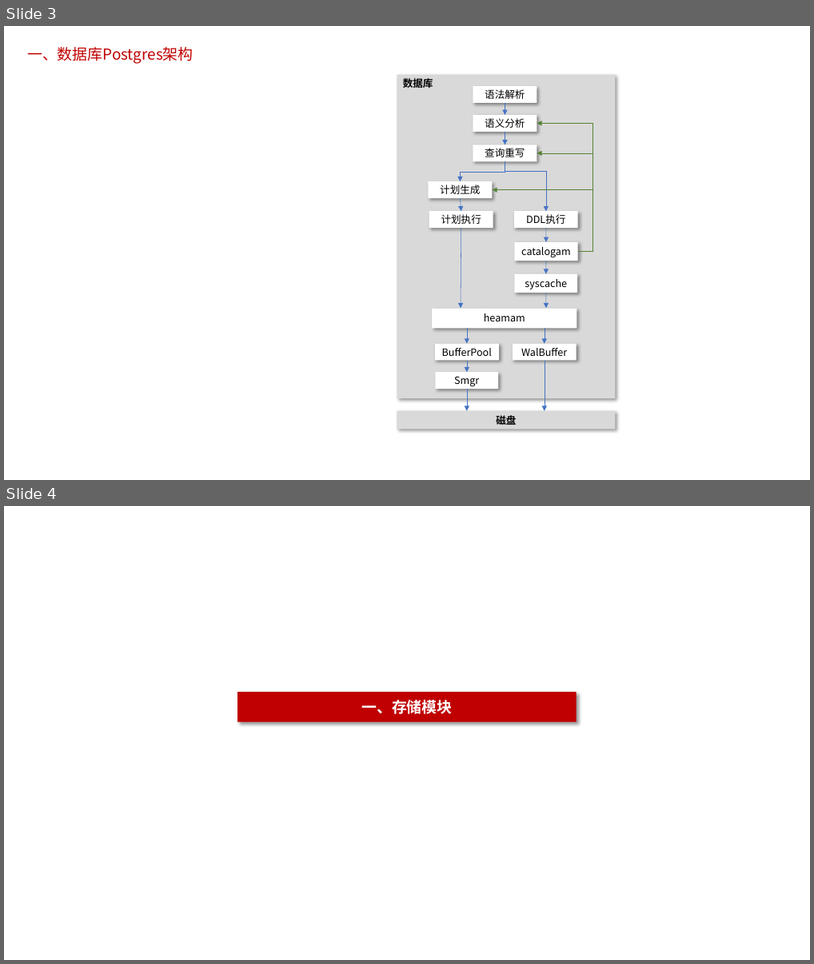
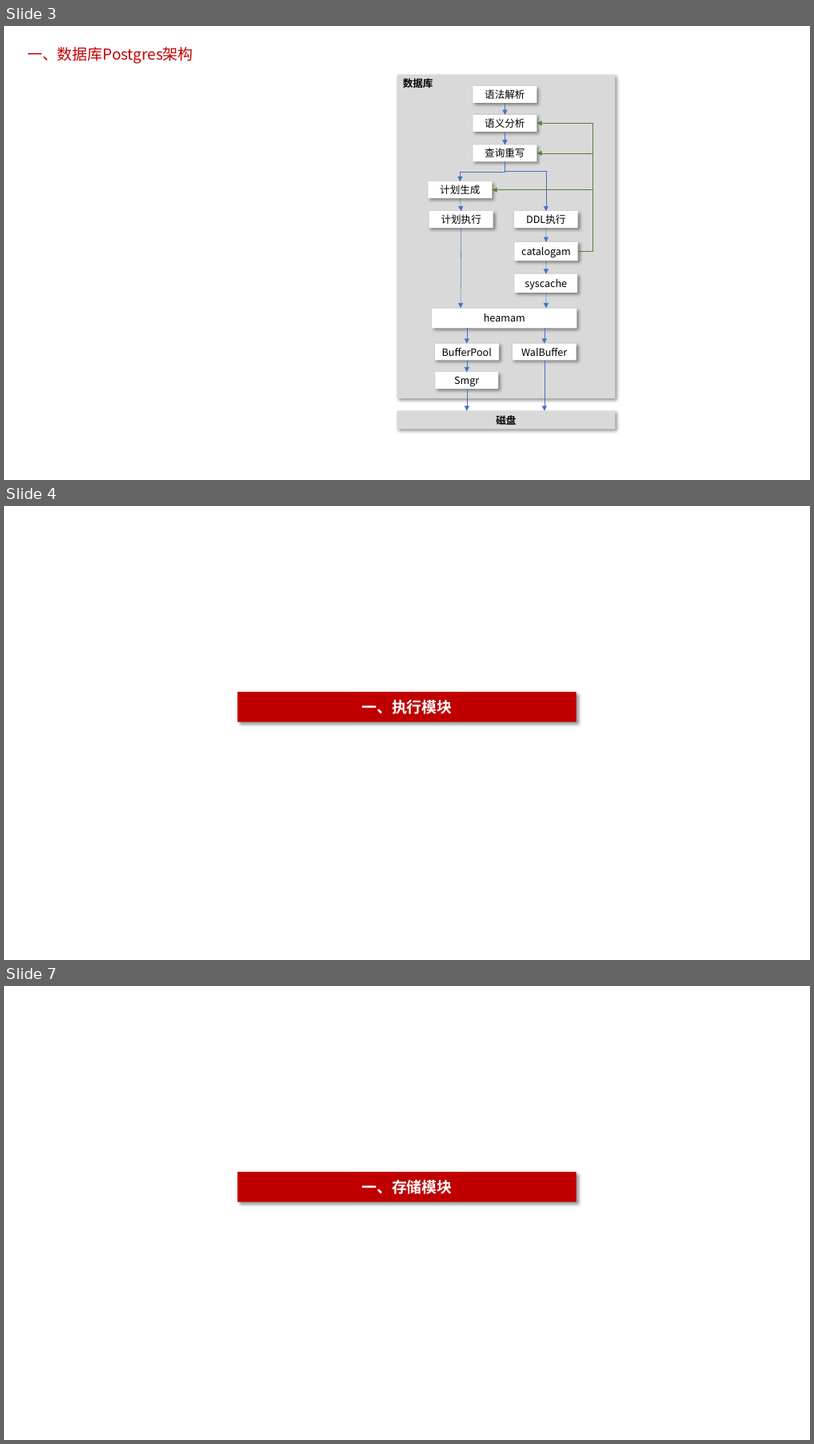
Before and after one commit to poorkk/lorand, a slide deck: source/doc/数据库安全.pptx. Shown one above the other, each under a label of ours: slides 3 and 4 before the commit, slides 3, 4 and 7 after it; the slides between them are not shown. The pictures are 814x964 and 814x1444 pixels, drawn with LibreOffice and Linux fonts; fonts in the diff are those of the drawing. Boxes give left, top, right and bottom in pixels: in the first picture for what was removed or moved away, otherwise in the second. Text is boxed around its words. In the diff, an @@ line names an element or a change of style, - is before the commit and + after.

```diff
--- a/source/doc/数据库安全.pptx
+++ b/source/doc/数据库安全.pptx
@@ slide 4 added at (x1=4, y1=506, x2=810, y2=960), background #FFFFFF @@
@@ rectangle added at (x1=238, y1=692, x2=577, y2=722), fill #C00000, 18 pt, text #FFFFFF, bold @@
+一、执行模块
@@ what was slide 4 is now slide 7 @@
```
Also in this commit, not shown: 2 other slides added, 3 other files.
